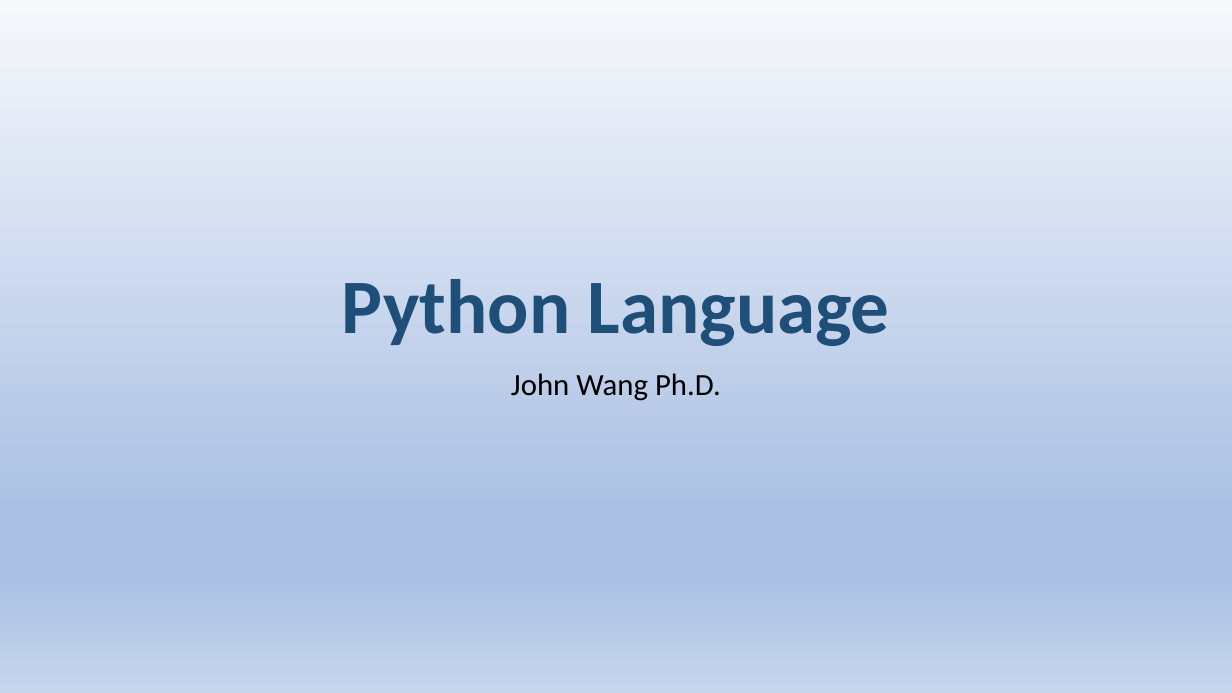
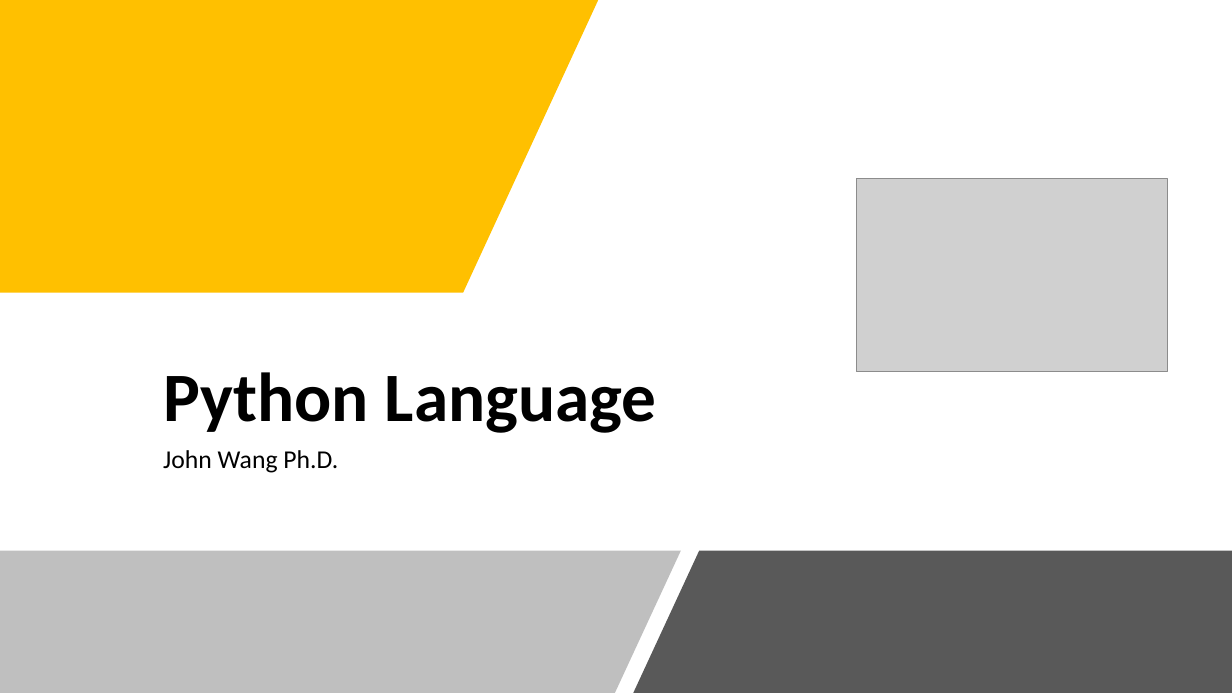
Before and after one commit to jwang1122/learnpython, a slide deck: slide 1 of Python Language.pptx. Drawn at 1232x693 pixels with LibreOffice and Linux fonts; fonts in the diff are those of the drawing; grey boxes stand for pictures. Boxes give left, top, right and bottom in pixels: in the first picture for what was removed or moved away, otherwise in the second. Text is boxed around its words. In the diff, an @@ line names an element or a change of style, - is before the commit and + after.

```diff
--- a/Python Language.pptx
+++ b/Python Language.pptx
@@ background gradient #F6F8FC to #ABC0E4 to #C7D5ED to #FFFFFF @@
@@ freeform shape added at box(0, 0, 598, 293), fill #FFC000 @@
@@ picture added at box(857, 178, 1168, 372) @@
@@ title "Python Language": place and size @@
-title "Python Language" at box(342, 279, 890, 346)
+title "Python Language" at box(163, 372, 657, 433)
@@ title "Python Language" at box(163, 372, 657, 433): size 60 to 54 pt, text colour #1F4E79 to #000000; alignment centre to left @@
@@ freeform shape added at box(616, 365, 1074, 693), fill #FFFFFF @@
@@ subtitle "John Wang Ph.D.": place and size @@
-subtitle "John Wang Ph.D." at box(511, 373, 721, 401)
+subtitle "John Wang Ph.D." at box(163, 450, 338, 473)
@@ subtitle "John Wang Ph.D." at box(163, 450, 338, 473): size 24 to 20 pt; alignment centre to left @@
@@ freeform shape added at box(0, 551, 681, 693), fill #808080 at 50% opacity @@
@@ freeform shape added at box(633, 551, 1232, 693), fill #595959 @@
```
Also in this commit, not shown: 13 other slides changed, 32 slides added, 1 slide removed, 21 other files.
